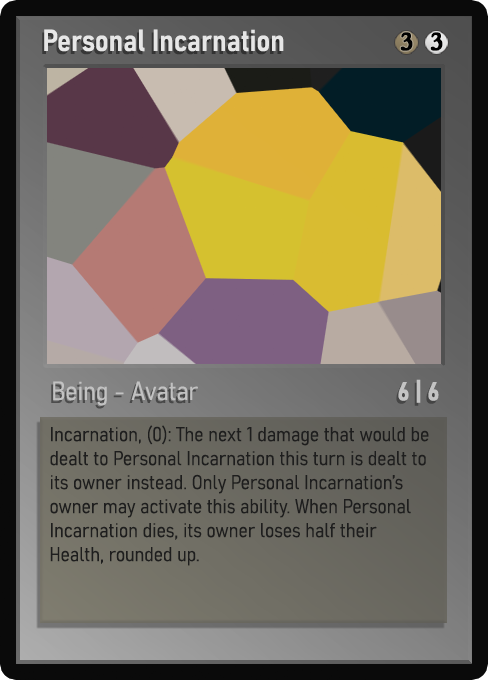
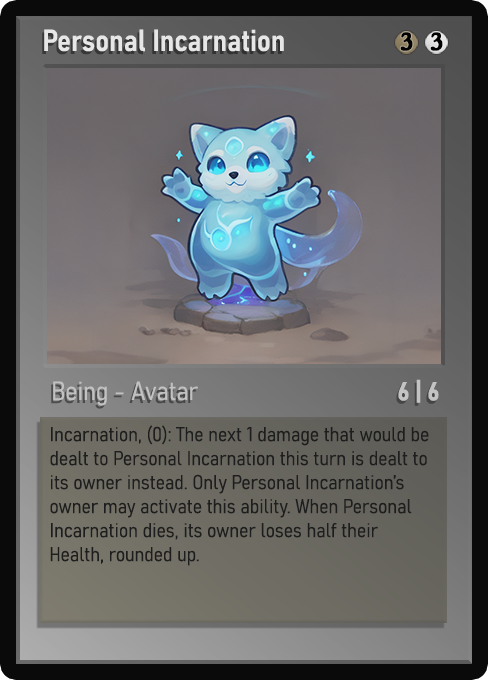
Revision of a layered 488px x 680px image; what changed, layer by layer:
painted on "Name" over (x1=51, y1=29, x2=284, y2=52)
painted on "AtkDef" over (x1=398, y1=389, x2=438, y2=401)
painted on "Class" over (x1=53, y1=381, x2=188, y2=405)
painted on "Desc_small" over (x1=50, y1=430, x2=429, y2=562)
painted on "Artwork" over (x1=47, y1=68, x2=441, y2=364)
